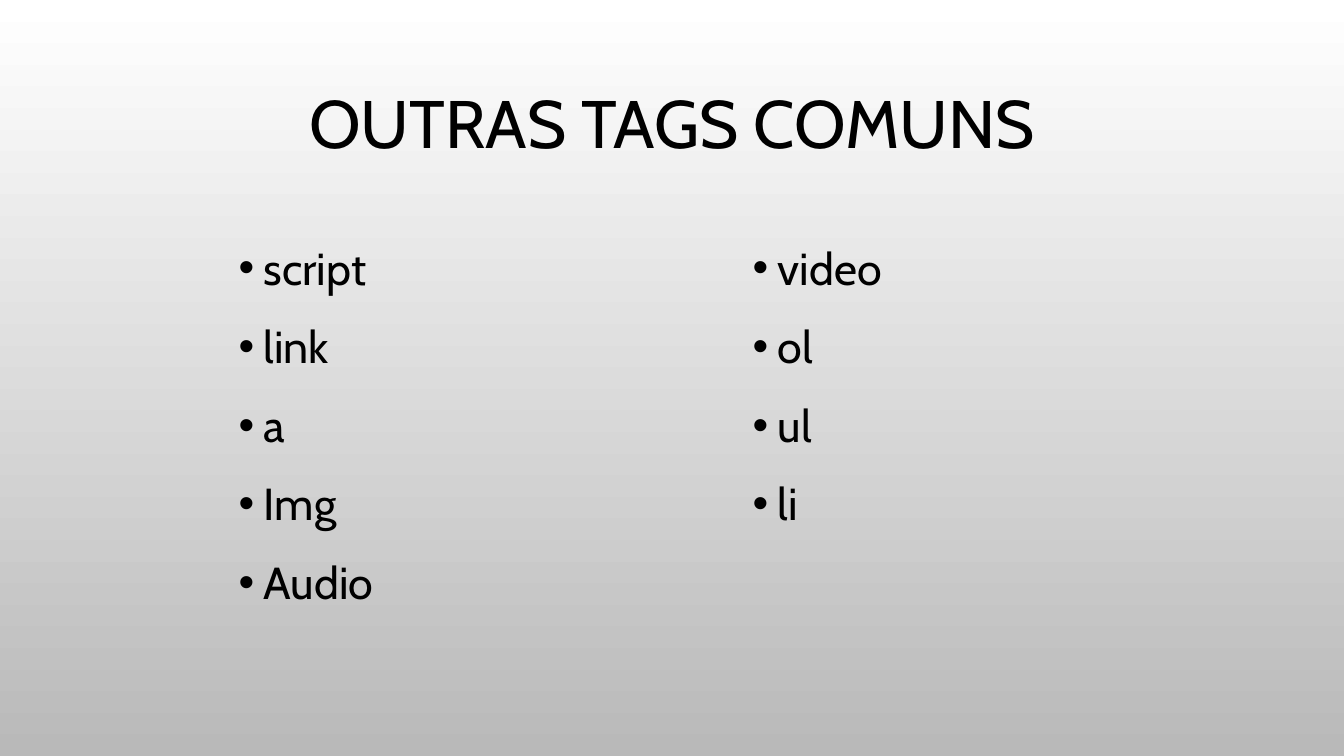
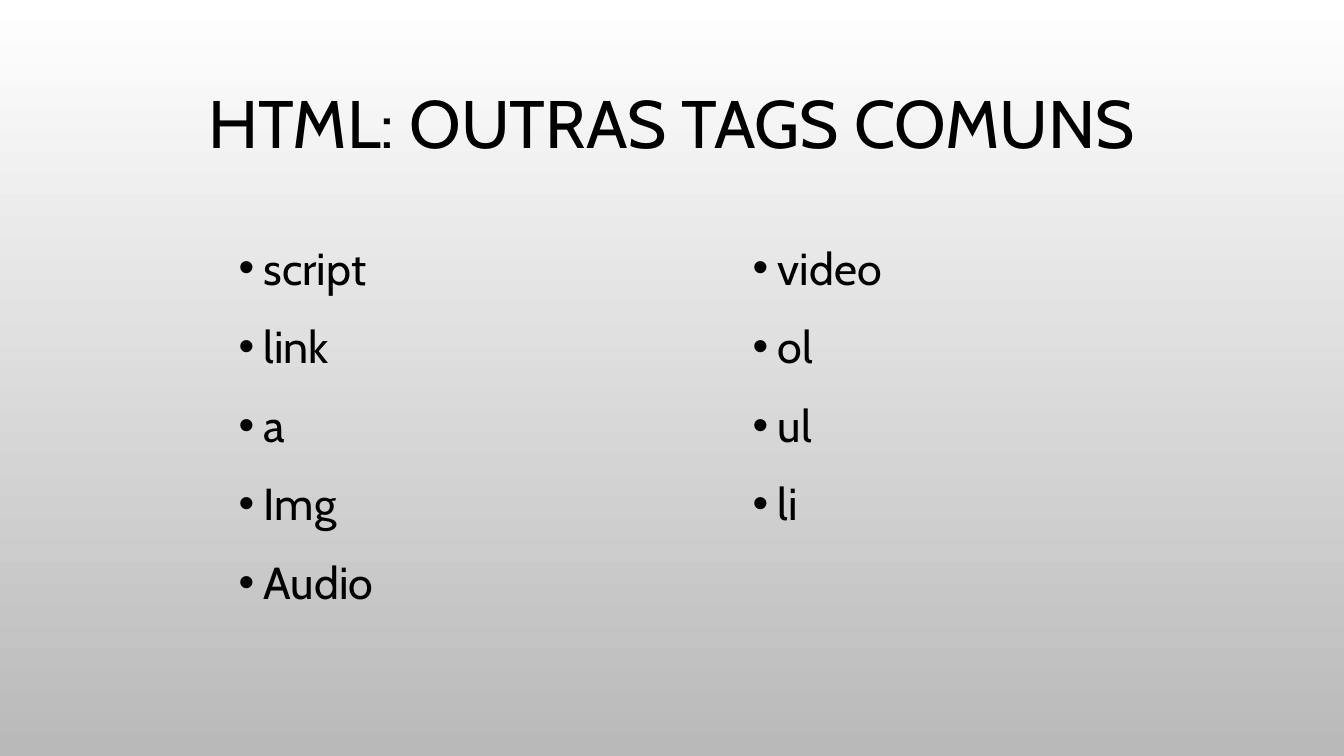
Before and after one commit to JulioCR-Oliveira/Trabalho-Topicos-Especiais, a slide deck: slide 7 of Arquivos/INTRODUÇÃO A FRONT-END.pptx. Drawn at 1344x756 pixels with LibreOffice and Linux fonts; fonts in the diff are those of the drawing; background and template pictures are left out. Boxes give left, top, right and bottom in pixels: in the first picture for what was removed or moved away, otherwise in the second. Text is boxed around its words. In the diff, an @@ line names an element or a change of style, - is before the commit and + after.

```diff
--- a/Arquivos/INTRODUÇÃO A FRONT-END.pptx
+++ b/Arquivos/INTRODUÇÃO A FRONT-END.pptx
@@ title at (209,100,1135,149): text changed @@
-OUTRAS TAGS COMUNS
+HTML: OUTRAS TAGS COMUNS
```
Also in this commit, not shown: 3 other slides changed, 17 slides added, 1 other file.
